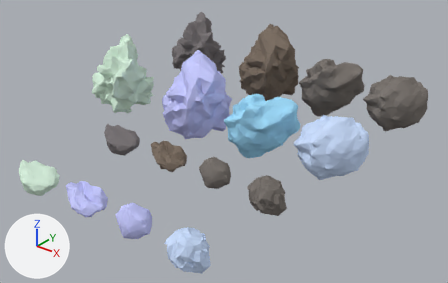
One commit to the Blender file Assets/Models/asteroids.blend: the scene before it, then after it.
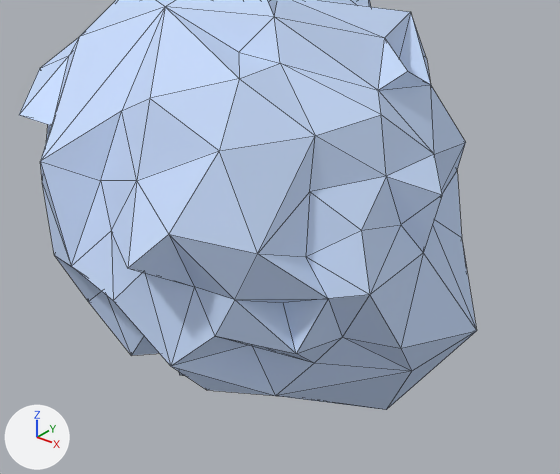
The first picture shows the older version from a 50 mm lens placed at (68.6, -101.2, 72.4), pointed at (-34.2, 27.3, -7.2). The close-ups show both versions on the part from 36% to 49% of the width and 82% to 99% of the height of that picture; other places that the commit changed are outside them. The axes (+X, +Y, +Z) are drawn at lower left. The lights are the same throughout. The close-ups show mesh edges as thin lines.

In view in the first close-up: 'Asteroid_B_1_Ice'.
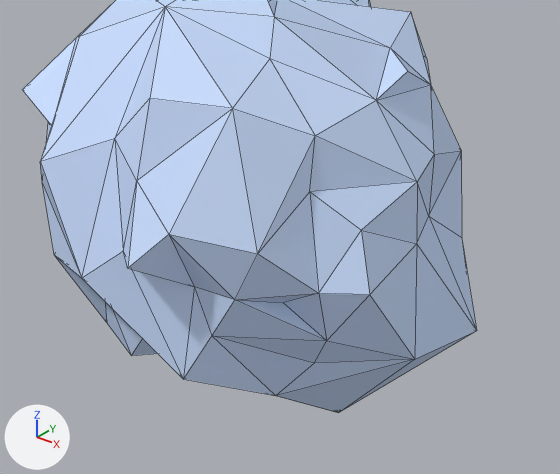
What the commit changed:
Object 'Asteroid_B_1_Ice' (ob_asteroid_b_1_ice) moves from (0.0, -26.88, 0.0) to (0.01, -26.87, -0.01).
Object 'Asteroid_B_1_Ice' (ob_asteroid_b_1_ice) has a DECIMATE modifier named 'Decimate'.
On modifier 'Decimate' of object 'Asteroid_B_1_Ice' (ob_asteroid_b_1_ice), ratio goes from 0.204 to 0.16.

Location of each change, [x1, y1, x2, y2] in pixels of the close-ups (560 x 474 px):
'Asteroid_B_1_Ice', moved, modifiers changed: before [19, 0, 477, 410]; after [22, 0, 477, 413]
